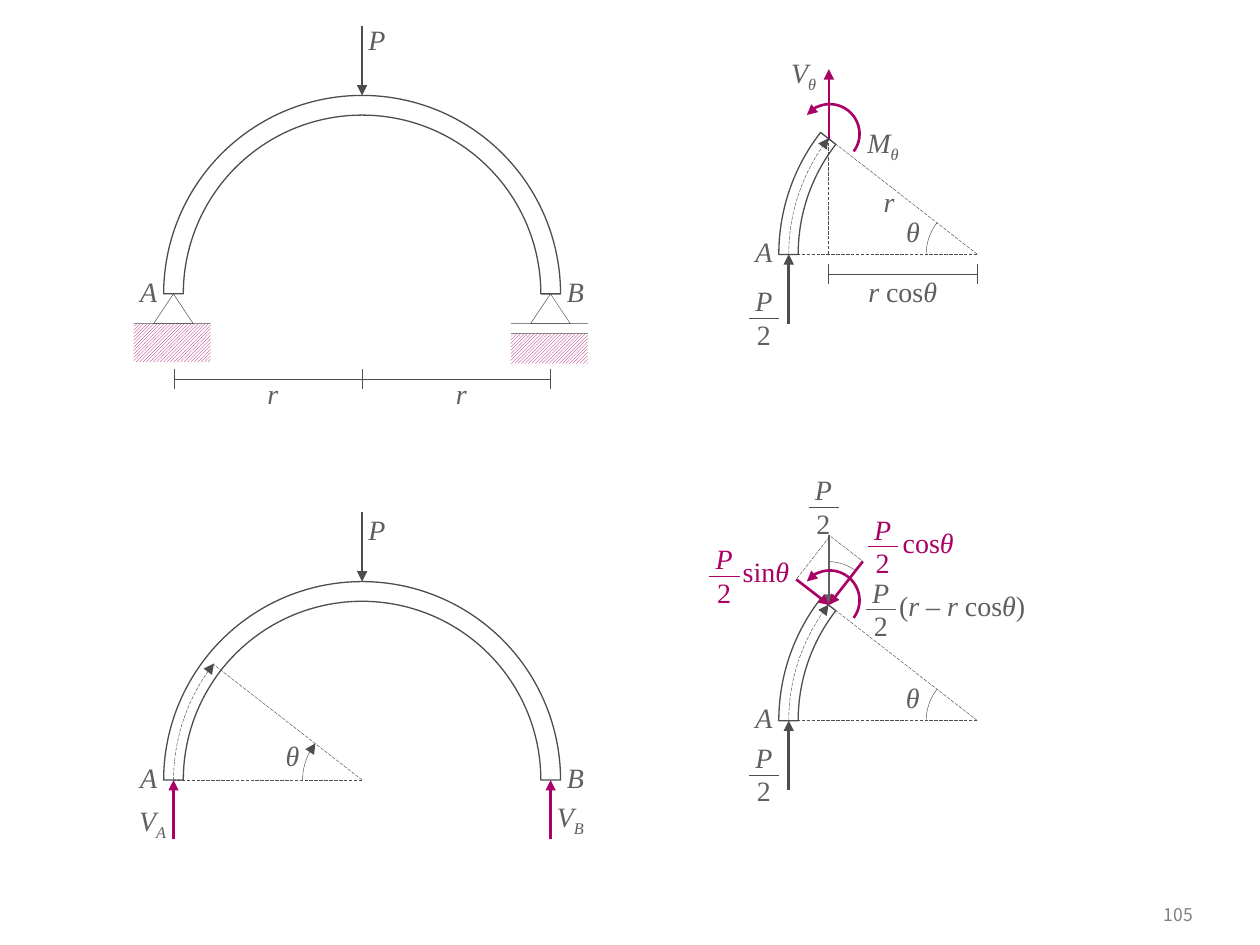
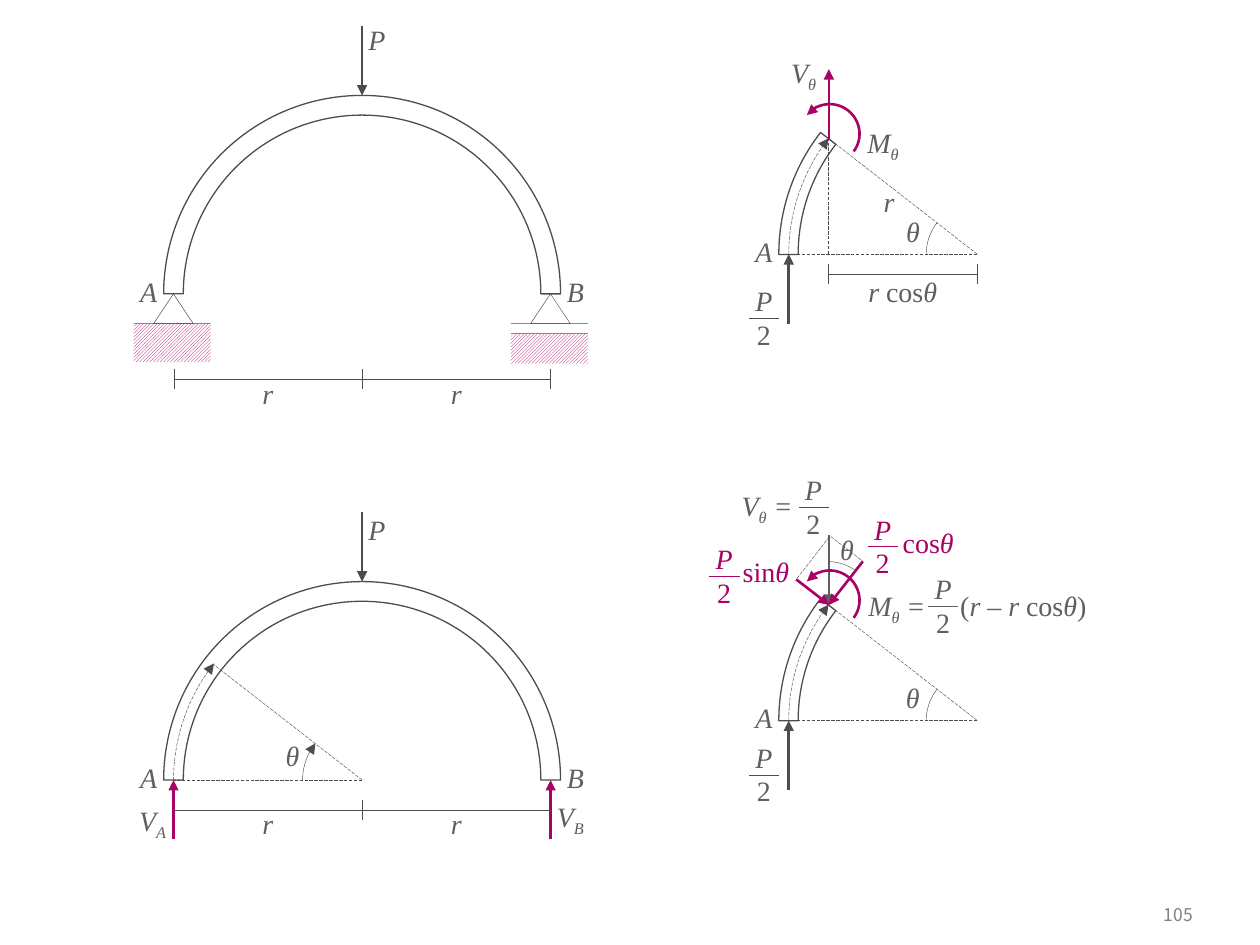
Before and after one commit to ironbell87/structural_mechanics_II, a slide deck: slide 105 of figures.pptx. Drawn at 1260x945 pixels with LibreOffice and Linux fonts; fonts in the diff are those of the drawing. Boxes give left, top, right and bottom in pixels: in the first picture for what was removed or moved away, otherwise in the second. Text is boxed around its words. In the diff, an @@ line names an element or a change of style, - is before the commit and + after.

```diff
--- a/figures.pptx
+++ b/figures.pptx
@@ text "r" moved from (x1=267, y1=391, x2=278, y2=404) to (x1=262, y1=391, x2=273, y2=404) @@
@@ text "r" moved from (x1=456, y1=391, x2=467, y2=404) to (x1=451, y1=391, x2=462, y2=404) @@
@@ text "P" rewrapped from (x1=815, y1=481, x2=832, y2=539) to (x1=805, y1=481, x2=822, y2=534) @@
@@ text added at (x1=730, y1=483, x2=815, y2=529), 16 pt, text #5F5F5F, italic @@
+Vθ =
@@ line moved from (809, 507) - (839, 507) to (799, 507) - (829, 507) @@
@@ text added at (x1=840, y1=540, x2=854, y2=566), 16 pt, text #5F5F5F, italic @@
+θ
@@ text "P" rewrapped from (x1=872, y1=584, x2=889, y2=642) to (x1=935, y1=580, x2=952, y2=633) @@
@@ text at (x1=960, y1=596, x2=1086, y2=621): text changed; italic on @@
-(r – r cosθ)
+Mθ = (r – r cosθ)
@@ line moved from (866, 610) - (896, 610) to (929, 606) - (959, 606) @@
@@ group added at (x1=174, y1=800, x2=551, y2=834): 2 lines, 2 texts @@
+r
+r
```
Also in this commit, not shown: 1 other slide changed, 2 slides added, 1 slide removed, 11 other files.
